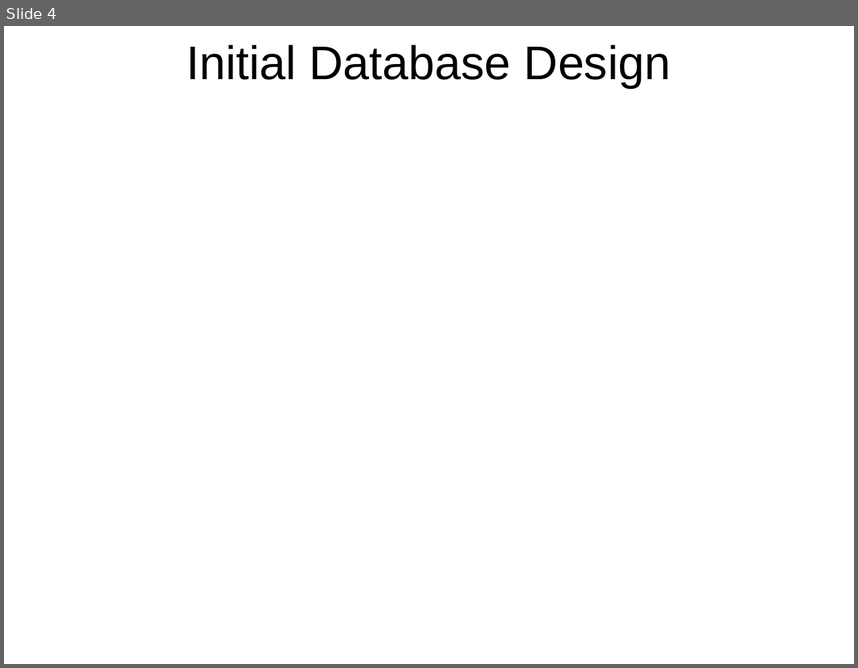
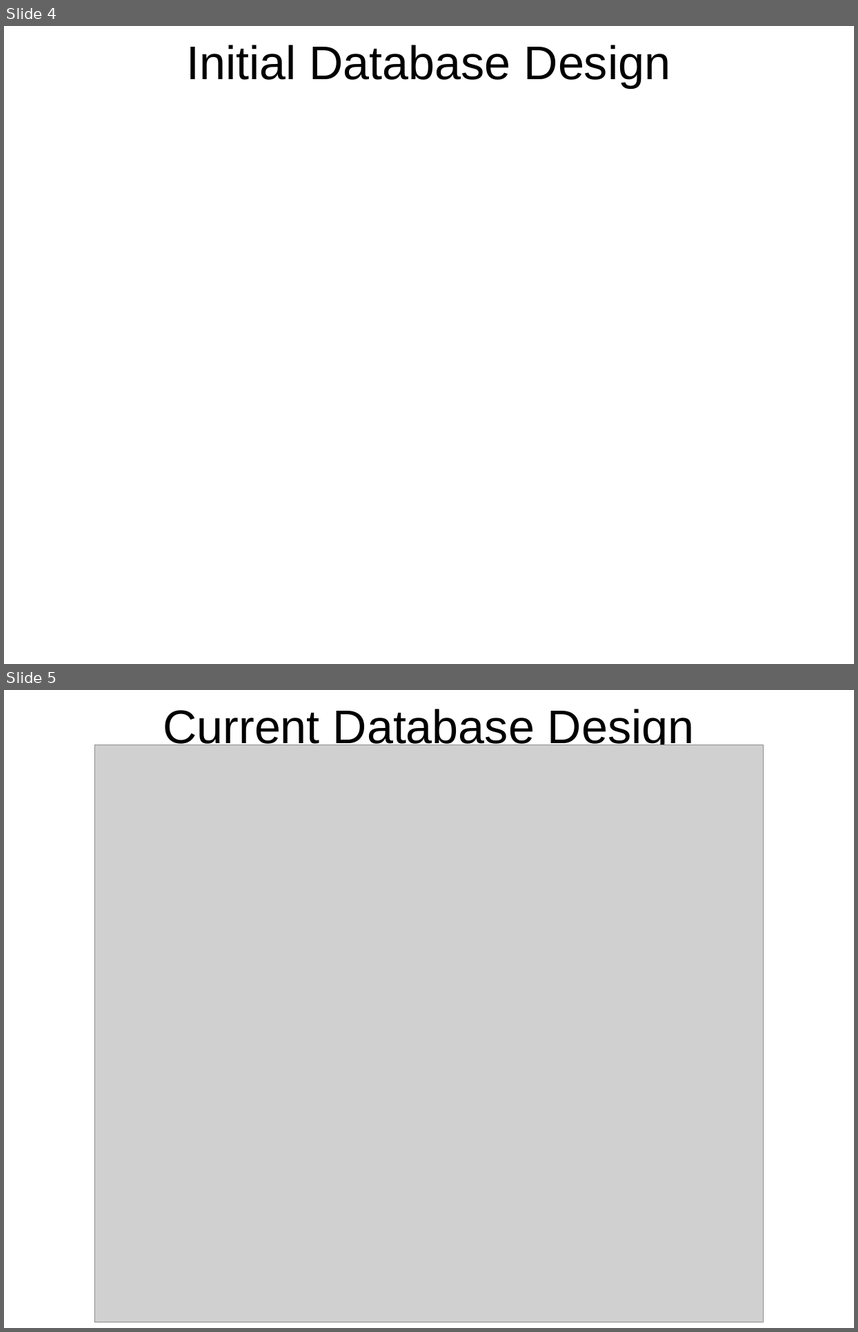
Before and after one commit to rednanor/GroupProject, a slide deck: Group5presentation.odp. Shown one above the other, each under a label of ours: slide 4 before the commit, slides 4 and 5 after it. The pictures are 858x668 and 858x1332 pixels, drawn with LibreOffice and Linux fonts; fonts in the diff are those of the drawing; grey boxes stand for pictures; background and template pictures are left out. Boxes give left, top, right and bottom in pixels: in the first picture for what was removed or moved away, otherwise in the second. Text is boxed around its words. In the diff, an @@ line names an element or a change of style, - is before the commit and + after.

Commit message:
5-slides: mySQL & access ER Diagrams

```diff
--- a/Group5presentation.odp
+++ b/Group5presentation.odp
@@ slide 5 added at (4,690,854,1328), background #FFFFFF @@
@@ title added at (163,709,694,751), 44 pt, text #000000 @@
+Current Database Design
@@ picture added at (95,745,764,1322) @@
```
